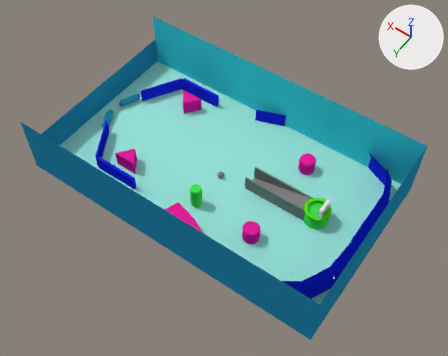
A saved change to the Blender file src/models/table2.blend.
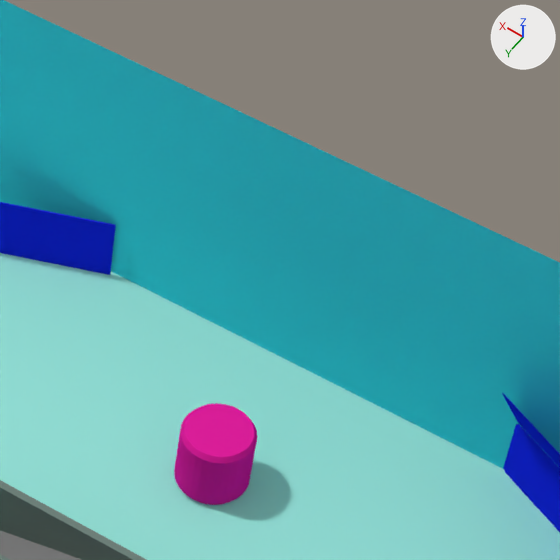
The first picture shows the older version from a 50 mm lens placed at (-7.02, 9.66, 15.21), pointed at (-0.37, 0.36, 0.59). The close-ups show both versions on the part from 58% to 85% of the width and 19% to 52% of the height of that picture; other places that the commit changed are outside them. Every picture has the same lights, and +X, +Y and +Z are marked at upper right.

Script lines for the objects in view, before the commit:
```python
me_cube_011 = bpy.data.meshes.new('Cube.011')
me_cube_011.from_pydata(...)  # a box spanning x -0.5..0.5, y -0.005..0.005, z -0.25..0.25
me_cube_011.materials.append(mat_material_003)  # blue #1929e7
me_cube_026 = bpy.data.meshes.new('Cube.026')
me_cube_026.from_pydata(...)  # 24 vertices, 26 faces; spans x -0.5..0.5, y -0.005..0.005, z -0.25..0.25
me_cube_026.materials.append(mat_material_003)  # blue #1929e7
me_cube_027 = bpy.data.meshes.new('Cube.027')
me_cube_027.from_pydata(...)  # 24 vertices, 26 faces; spans x -0.5..0.5, y -0.005..0.005, z -0.25..0.25
me_cube_027.materials.append(mat_material_003)  # blue #1929e7
ob_cube_012 = bpy.data.objects.new('Cube.012', me_cube_011)
ob_cube_012.location = (0.0, -2.8, 0.25)
ob_cube_012.rotation_euler = (0.0, 0.0, 0.349)  # degrees (0, 0, 20)
ob_cube_026 = bpy.data.objects.new('Cube.026', me_cube_026)
ob_cube_026.location = (-4.0, -2.78, 0.25)
ob_cube_026.rotation_euler = (0.0, 0.0, 2.705)  # degrees (0, 0, 155)
ob_cube_027 = bpy.data.objects.new('Cube.027', me_cube_027)
ob_cube_027.location = (-3.95, -2.68, 0.72)
ob_cube_027.rotation_euler = (0.489, 0.0, 2.705)  # degrees (28, 0, 155)
# also in view: 'Plane.002' at (0.0, -3.0, 1.0); 'Plane.001' at (0.0, 0.0, 0.0); 'Cube.013' at (-1.85, -0.34, 0.25); 'Cube.014' at (-1.9, -0.59, 0.25); 'Cylinder.002' at (-2.0, -1.8, 0.25)
```
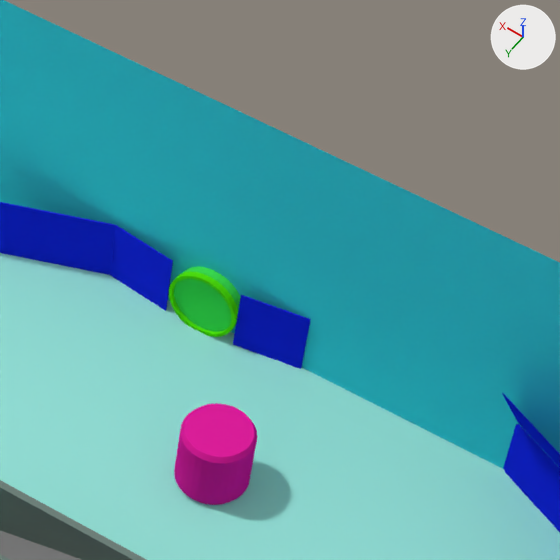
The change in detail:
Mesh me_cylinder_009 is new.
It is a 32-sided cylinder along z spanning x -0.25..0.25, y -0.25..0.25, z -0.05..0.05.
It uses material mat_material_001 (green #40e755).
Mesh me_cube_030 is new.
It is a box spanning x -0.25..0.25, y -0.005..0.005, z -0.25..0.25.
It uses material mat_material_003 (blue #1929e7).
Mesh me_cylinder_012 is new.
It has 64 vertices, 32 faces and spans x -1.0..1.0, y -1.0..1.0, z -0.5..0.5.
It uses material mat_material_010 (green #54e70f).
Object 'Cylinder.009' (ob_cylinder_009) is new; it shows me_cylinder_009.
Its location is (-1.25, -2.95, 0.25).
Its rotation in degrees is (90, 0, 0).
Object 'Cube.029' (ob_cube_029) is new; it shows me_cube_030.
Its location is (-0.72, -2.94, 0.25).
Its rotation in degrees is (0, 0, -7).
Object 'Cube.030' (ob_cube_030) is new; it shows a copy of me_cube_030.
Its location is (-1.756, -2.95, 0.25).
Its rotation in degrees is (0, 0, 9).
Object 'Cylinder.010' (ob_cylinder_010) is new; it shows me_cylinder_012.
Its location is (-1.247, -2.9, 0.25).
Its rotation in degrees is (90, 0, 0).
Its scale is (0.263, 0.263, 0.05).
It gains a SOLIDIFY modifier named 'Solidify'.
Modifier setting: thickness = 0.1.
Modifier setting: nonmanifold_thickness_mode = 'FIXED'.
Modifier setting: nonmanifold_merge_threshold = 0.0003.

Where the change shows, as pixel boxes [x1, y1, x2, y2] in the close-ups (560 x 560 px):
'Cube.030', added (blue): after [233, 295, 311, 369]
'Cube.029', added (blue): after [110, 225, 173, 311]
'Cylinder.009', added (green): after [174, 266, 240, 332]
'Cylinder.010', added (green): after [169, 271, 238, 337]
